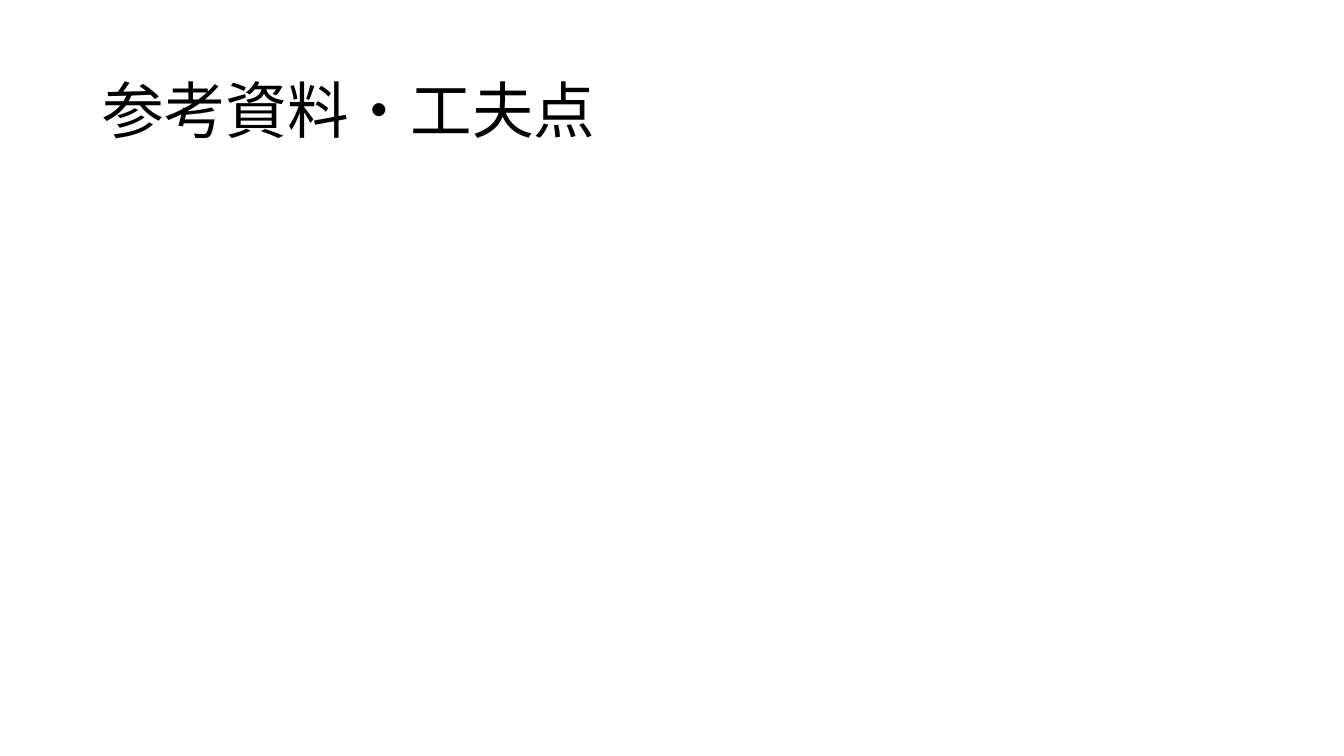
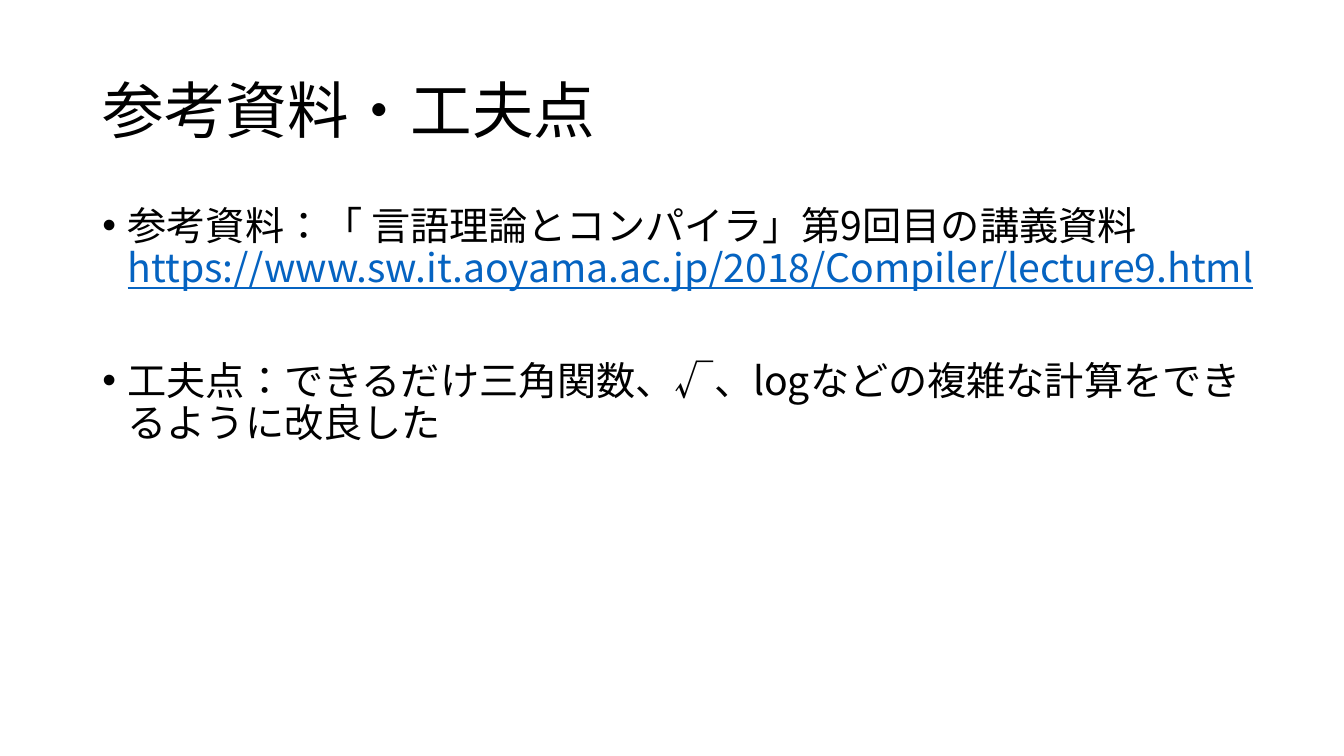
Before and after one commit to a5816029/dentaku, a slide deck: slide 4 of dentaku.pptx. Drawn at 1344x756 pixels with LibreOffice and Linux fonts; fonts in the diff are those of the drawing. Boxes give left, top, right and bottom in pixels: in the first picture for what was removed or moved away, otherwise in the second. Text is boxed around its words. In the diff, an @@ line names an element or a change of style, - is before the commit and + after.

```diff
--- a/dentaku.pptx
+++ b/dentaku.pptx
@@ text added at (x1=128, y1=206, x2=1254, y2=406), 28 pt, text #000000 @@
+• 参考資料：「 言語理論とコンパイラ」第9回目の講義資料https://www.sw.it.aoyama.ac.jp/2018/Compiler/lecture9.html
+• 工夫点：できるだけ三角関数、√、logなどの複雑な計算をできるように改良した
```
Also in this commit, not shown: 4 other slides changed, 4 slides added.
